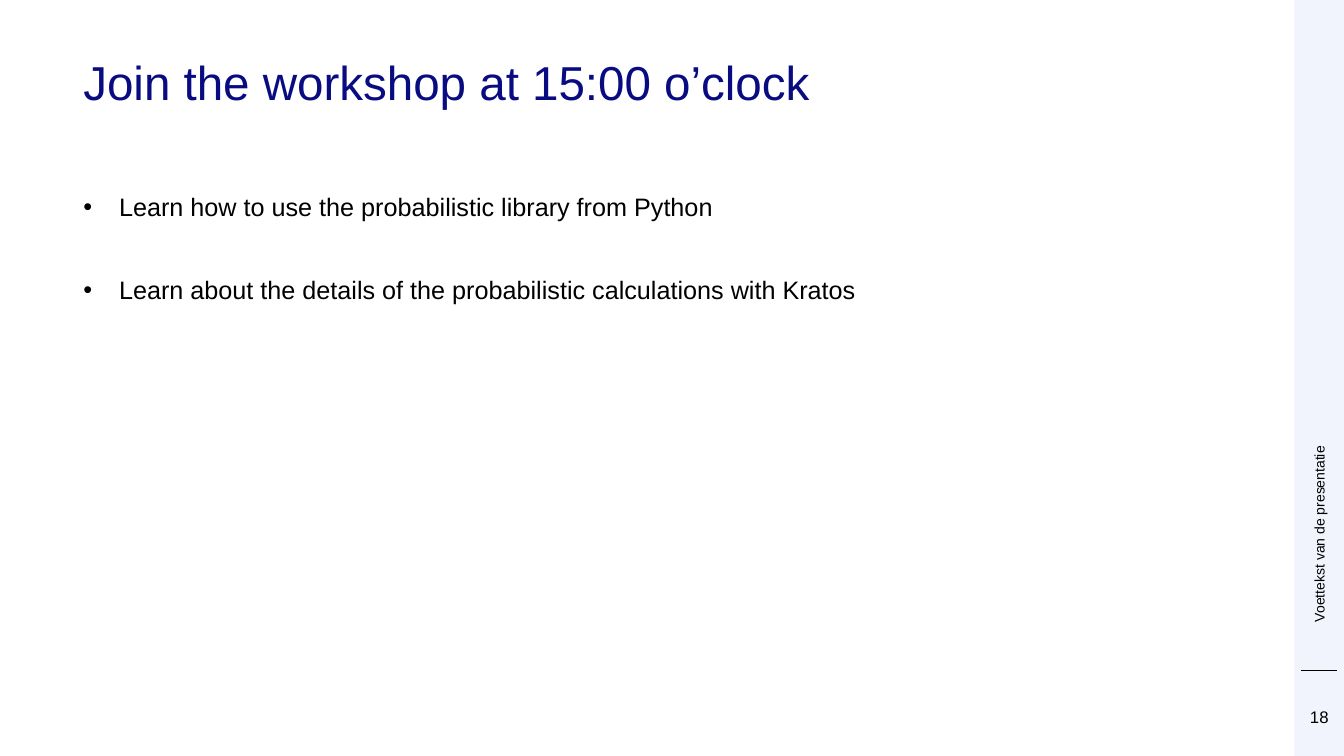
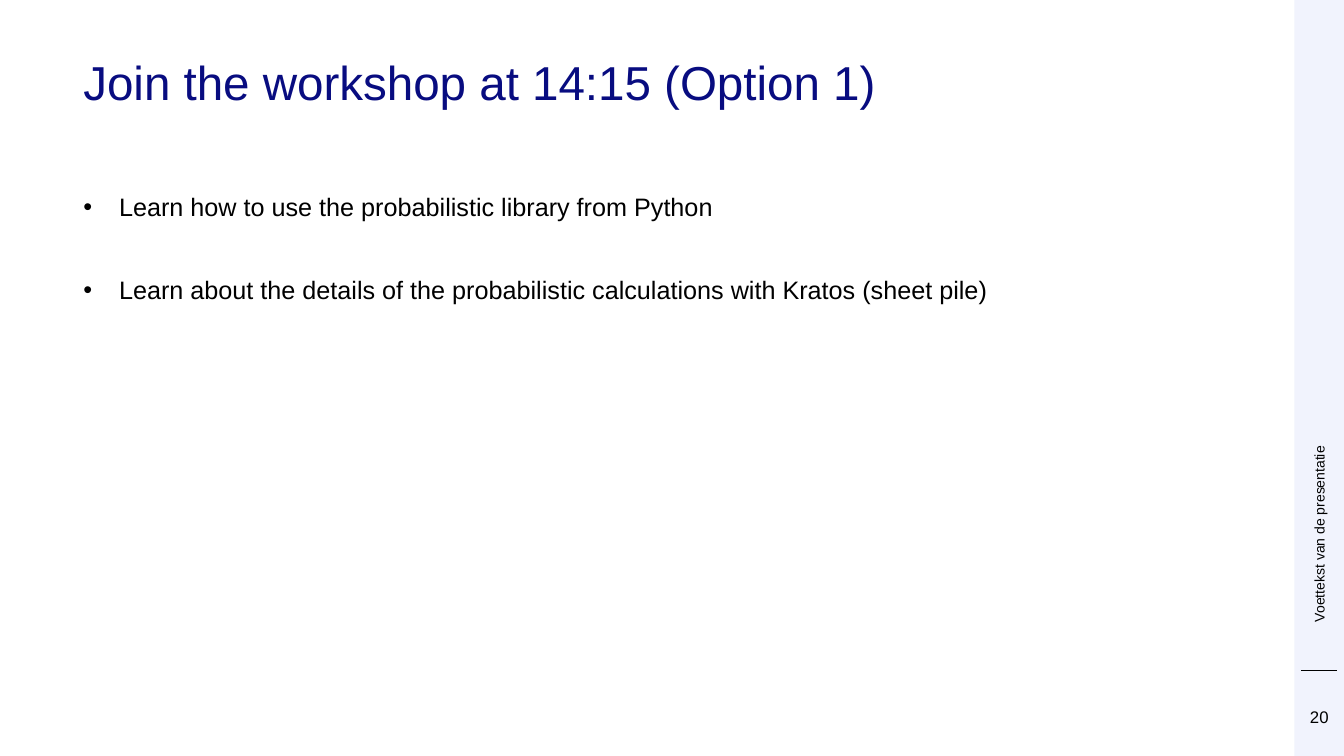
Before and after one commit to Deltares/ProbabilisticLibrary, a slide deck: slide 20 of sources/Deltares.Probabilistic.PWrapper.Examples/kratos/Prob Kratos DSD.pptx (slide 18 before the commit). Drawn at 1344x756 pixels with LibreOffice and Linux fonts; fonts in the diff are those of the drawing; background and template pictures are left out. Boxes give left, top, right and bottom in pixels: in the first picture for what was removed or moved away, otherwise in the second. Text is boxed around its words. In the diff, an @@ line names an element or a change of style, - is before the commit and + after.

```diff
--- a/sources/Deltares.Probabilistic.PWrapper.Examples/kratos/Prob Kratos DSD.pptx
+++ b/sources/Deltares.Probabilistic.PWrapper.Examples/kratos/Prob Kratos DSD.pptx
@@ title at bbox=[83, 65, 875, 110]: text changed @@
-Join the workshop at 15:00 o’clock
+Join the workshop at 14:15 (Option 1)
@@ text at bbox=[119, 280, 987, 304]: text changed @@
-• Learn about the details of the probabilistic calculations with Kratos
+• Learn about the details of the probabilistic calculations with Kratos (sheet pile)
@@ page number at bbox=[1310, 711, 1329, 723]: text changed @@
-18
+20
```
Also in this commit, not shown: 3 other slides changed, 2 slides added, 1 other file.
